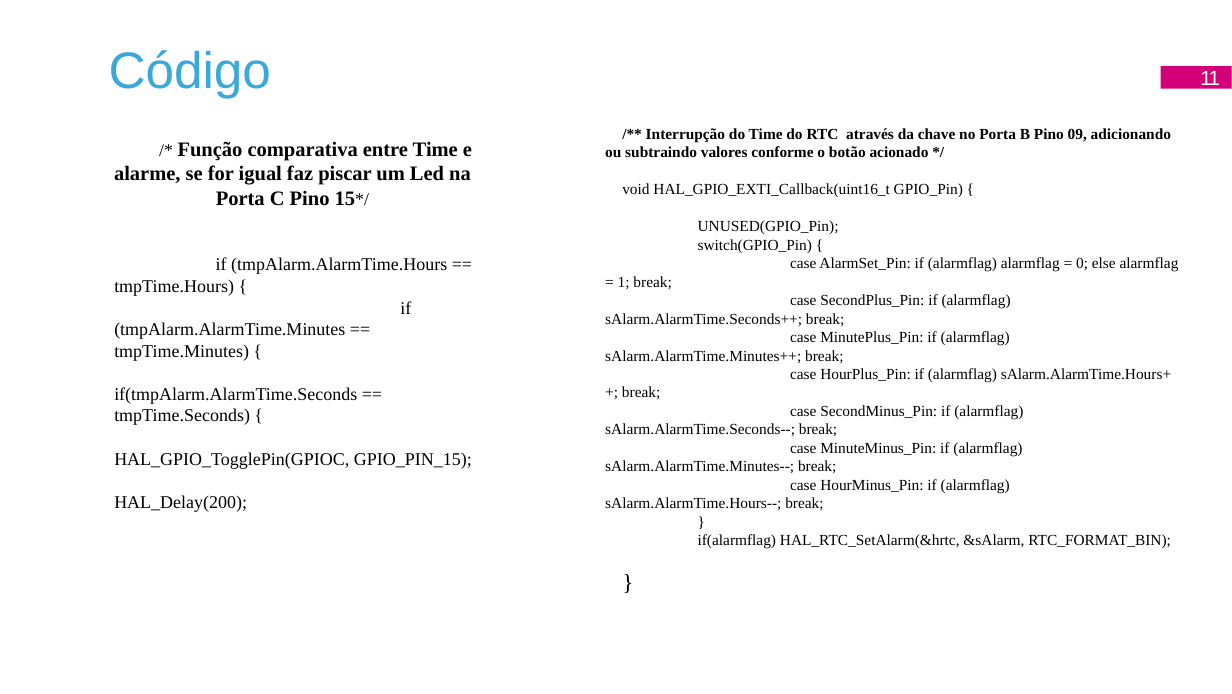
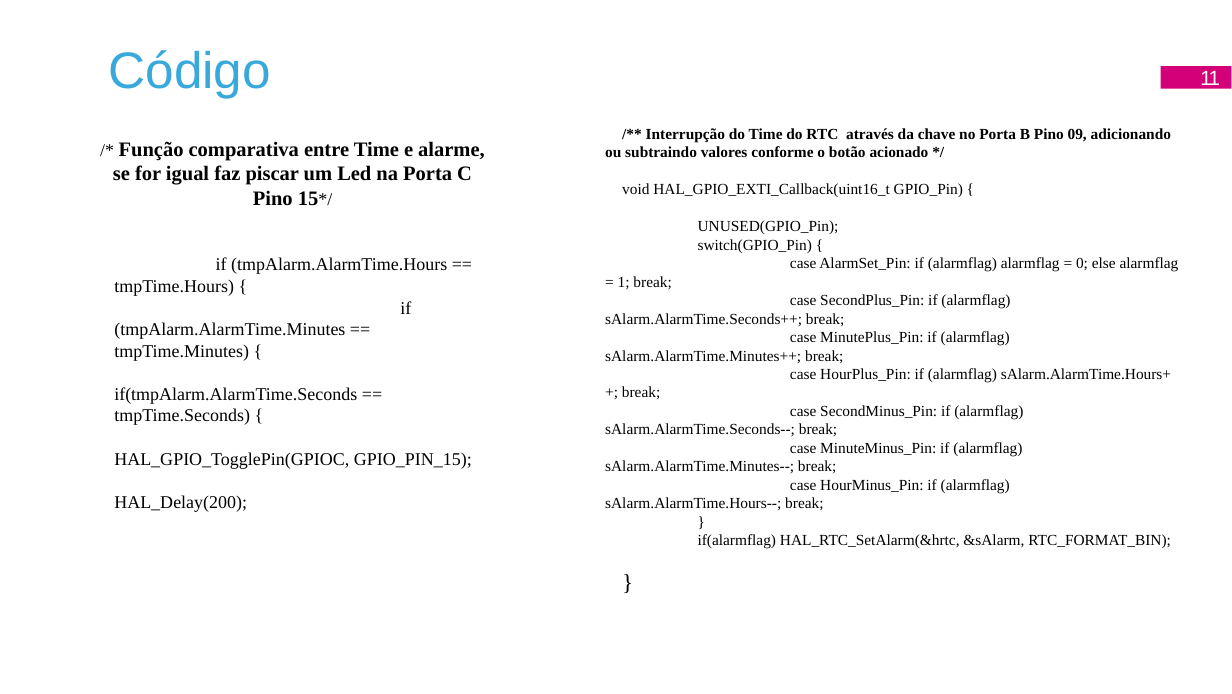
Before and after one commit to Johnvasc/BlueClock_Rel-gio_bluetooth_2020.2, a slide deck: slide 11 of RELÓGIO ALARME COM STM32F103C6.pptx. Drawn at 1232x694 pixels with LibreOffice and Linux fonts; fonts in the diff are those of the drawing; background and template pictures are left out. Boxes give left, top, right and bottom in pixels: in the first picture for what was removed or moved away, otherwise in the second. Text is boxed around its words. In the diff, an @@ line names an element or a change of style, - is before the commit and + after.

```diff
--- a/RELÓGIO ALARME COM STM32F103C6.pptx
+++ b/RELÓGIO ALARME COM STM32F103C6.pptx
@@ text "/* Função comparativa entre Time ..." at [113, 141, 485, 512]: indent changed @@
```
Also in this commit, not shown: 12 other slides changed, 1 other file.
